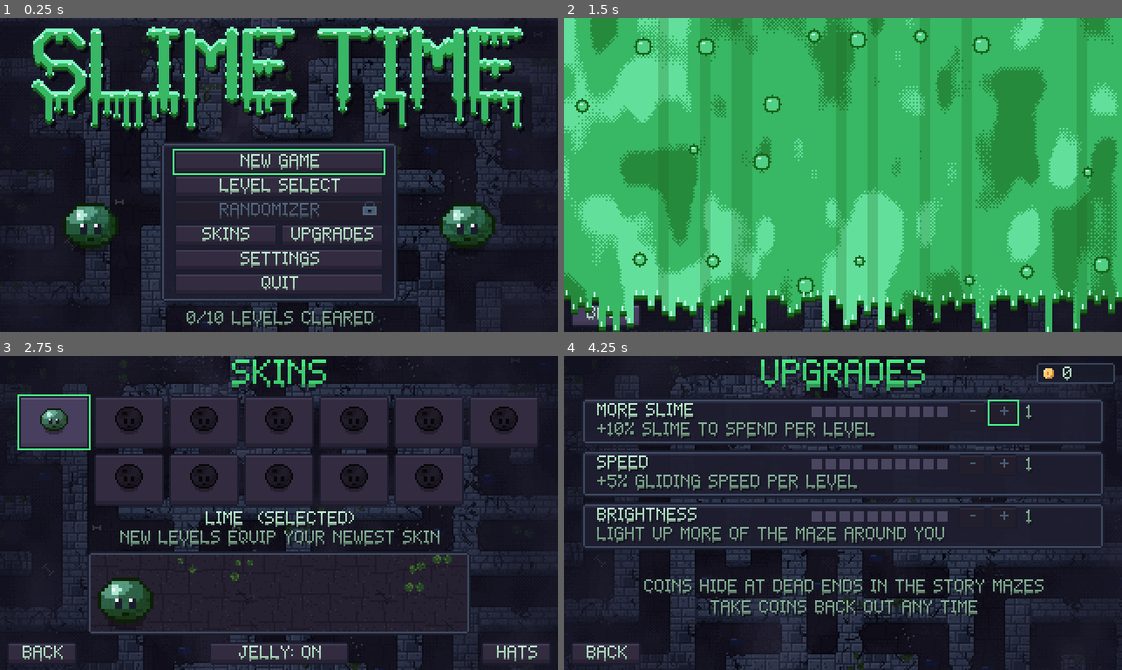
Above: before the commit, frames 1-4 (two rows, left to right).
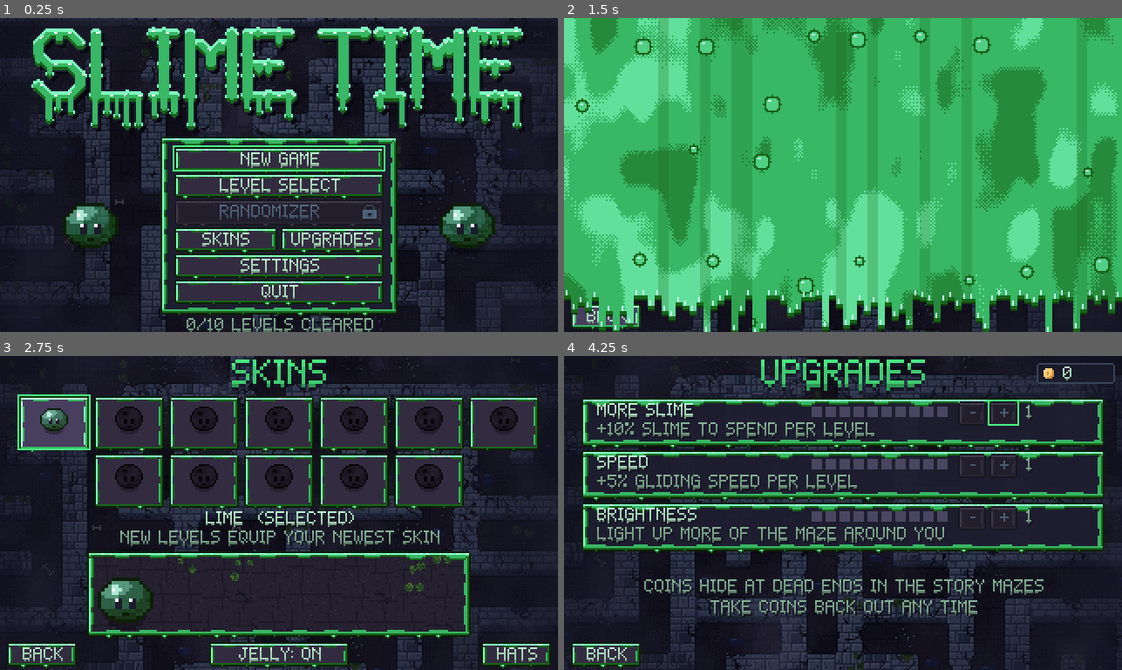
Above: after the commit, the same moments.

Repository: AveryBlue-GD/slime-time
Game: Godot game, scene res://scenes/title.tscn
Same seed, same stepped clock (60 frames per second), same inputs: the game is played once before the commit and once after it.
Inputs:
- Up to frame 1 (0.25 s): no input
- Up to frame 2 (1.5 s): click "LEVEL SELECT" at 0.5 s; click "BACK" at 1.25 s
- Up to frame 3 (2.75 s): click "SKINS" at 2 s
- Up to frame 4 (4.25 s): click "BACK" at 2.75 s; click "UPGRADES" at 3.5 s

The runs differ from the first frame. In frame 1, 12% of the frame differs, in the area x 28-72%, y 37-100%; in frame 2, 0.3%; in frame 3, 11%; in frame 4, 12%, in the area x 1-97%, y 13-100%.

Commit message:
Goo-framed UI: buttons and panels framed in skin-colored slime (frame only, text stays clear), volume slider in a goo box
Co-Authored-By: Claude Opus 5.5 <noreply@anthropic.com>

Diff:
--- /dev/null
+++ b/scripts/ui/goo_box.gd
@@ -0,0 +1,178 @@
+class_name GooBox
+extends StyleBox
+
+## Buttons and panels framed in slime. Only the frame is goo: a 1 px outline around a goo band
+## (glossy top edge, dark inner edge) that swells into a few long tapered lumps and thickens in the
+## top corners; round drops hang outside, below the box. The face inside stays clean, so text and
+## its drips never touch the goo: on a 13 px button the goo keeps to rows 0-2 and 12 and the
+## outer 3 columns (content margins: 4 at the sides, 3 above and below).
+## The goo is the equipped skin's color (`set_goo_color`, called by SkinText); every box is
+## seeded from its control, so each one keeps its own lumps and drops.
+
+enum Kind { BUTTON, PANEL }
+
+## The skin color every goo box uses (shades derived like the slime's).
+static var goo_color := Color8(56, 183, 100)
+static var _boxes: Array[WeakRef] = []
+
+## Dried-up goo for disabled buttons.
+const DRIED := {
+	H = Color8(70, 66, 84), L = Color8(60, 56, 72), M = Color8(50, 46, 62),
+	N = Color8(40, 37, 50), D = Color8(34, 31, 44), O = Color8(24, 22, 32),
+}
+## Hover: every goo shade one step lighter.
+const LIFT := {H = "H", L = "H", M = "L", N = "M", D = "N", O = "D"}
+
+var kind := Kind.BUTTON
+## "normal", "hover", "pressed" or "disabled" (buttons).
+var state := "normal"
+var face := Color8(51, 44, 64)
+## Goo band thickness inside the outline (top, sides, bottom) and how much thicker lumps get.
+var band := Vector3i(1, 1, 1)
+var lump := Vector3i(1, 1, 0)
+## Rough spacing of the drops under the box, and how far from the ends they start.
+var drop_every := 14
+var drop_edge := 6
+
+
+func _init() -> void:
+	_boxes.append(weakref(self))
+
+
+## Recolors every goo box (redraws them).
+static func set_goo_color(color: Color) -> void:
+	if color.is_equal_approx(goo_color):
+		return
+	goo_color = color
+	var alive: Array[WeakRef] = []
+	for ref in _boxes:
+		var box := ref.get_ref() as GooBox
+		if box:
+			alive.append(ref)
+			box.emit_changed()
+	_boxes = alive
+
+
+static func make_button(button_state: String) -> GooBox:
+	var box := GooBox.new()
+	box.state = button_state
+	box.face = {
+		"normal": Color8(51, 44, 64), "hover": Color8(72, 62, 94),
+		"pressed": Color8(40, 34, 52), "disabled": Color8(34, 30, 44),
+	}.get(button_state, Color8(51, 44, 64))
+	box.content_margin_left = 4
+	box.content_margin_right = 4
+	box.content_margin_top = 3
+	box.content_margin_bottom = 3
+	return box
+
+
+static func make_panel() -> GooBox:
+	var box := GooBox.new()
+	box.kind = Kind.PANEL
+	box.face = Color8(30, 30, 48, 235)
+	box.band = Vector3i(2, 2, 2)
+	box.lump = Vector3i(2, 1, 1)
+	box.drop_every = 15
+	box.drop_edge = 7
+	for side in [SIDE_LEFT, SIDE_RIGHT, SIDE_TOP, SIDE_BOTTOM]:
+		box.set_content_margin(side, 8)
+	return box
+
+
+func _shades() -> Dictionary:
+	if state == "disabled":
+		return DRIED
+	var s := Skins.shades(goo_color)
+	var shades := {H = s.highlight, L = s.light, M = s.mid, N = s.dark, D = s.deep, O = s.outline}
+	if state == "hover":
+		var lifted := {}
+		for key: String in shades:
+			lifted[key] = shades[LIFT[key]]
+		return lifted
+	return shades
+
+
+func _draw(item: RID, rect: Rect2) -> void:
+	var rng := RandomNumberGenerator.new()
+	rng.seed = hash([item.get_id(), int(rect.size.x), int(rect.size.y)])
+	var sh := _shades()
+	var x := int(rect.position.x)
+	var y := int(rect.position.y)
+	var w := int(rect.size.x)
+	var h := int(rect.size.y)
+	if w < 6 or h < 6:
+		return
+	var put := func(px: int, py: int, color: Color) -> void:
+		RenderingServer.canvas_item_add_rect(item, Rect2(px, py, 1, 1), color)
+	RenderingServer.canvas_item_add_rect(item, Rect2(x + 1, y + 1, w - 2, h - 1), face)
+
+	var top := _lumps(rng, w, band.x, lump.x, 16)
+	var bottom := _lumps(rng, w, band.z, lump.z, 16)
+	var left := _lumps(rng, h, band.y, lump.y, 6)
+	var right := _lumps(rng, h, band.y, lump.y, 6)
+	for i in w:  # rounded fill in the top corners
+		var d := mini(i, w - 1 - i)
+		if d < 3:
+			top[i] = maxi(top[i], band.x + 2 - d)
+	for j in h / 2:
+		var d := mini(j, h - 1 - j)
+		if d < 3:
+			left[j] = maxi(left[j], band.y + 2 - d)
+			right[j] = maxi(right[j], band.y + 2 - d)
+
+	# Sides (glossy on the upper left), then the top and bottom bands over them.
+	for j in range(1, h):
+		put.call(x, y + j, sh.O)
+		put.call(x + w - 1, y + j, sh.O)
+		for d in left[j]:
+			put.call(x + 1 + d, y + j, sh.L if d == 0 else (sh.N if d == left[j] - 1 else sh.M))
+		for d in right[j]:
+			put.call(x + w - 2 - d, y + j, sh.N if d == 0 else sh.M)
+	for i in range(1, w - 1):
+		put.call(x + i, y, sh.O)
+		for d in top[i]:
+			var color: Color = sh.M
+			if d == 0:
+				color = sh.H if rng.randf() < 0.15 else sh.L
+			elif d == top[i] - 1:
+				color = sh.N
+			put.call(x + i, y + 1 + d, color)
+		for d in bottom[i]:
+			put.call(x + i, y + h - 1 - d, sh.N if d == 0 else sh.M)
+		put.call(x + i, y + h, sh.O)  # the bottom outline sits just under the box
+
+	# Drops hanging under the box: round nubs and thin strings.
+	var at := drop_edge + rng.randi_range(0, drop_every / 2)
+	while at < w - drop_edge - 2:
+		if rng.randf() < 0.55:
+			var nub: Array = [[-2, sh.O], [-1, sh.M], [0, sh.L], [1, sh.N], [2, sh.O]]
+			for p: Array in nub:
+				put.call(x + at + p[0], y + h, p[1])
+			put.call(x + at - 1, y + h + 1, sh.O)
+			put.call(x + at, y + h + 1, sh.N)
+			put.call(x + at + 1, y + h + 1, sh.O)
+		else:
+			put.call(x + at, y + h, sh.N)
+			put.call(x + at, y + h + 1, sh.O)
+		at += rng.randi_range(drop_every - drop_every / 3, drop_every + drop_every / 3)
+
+
+## Goo thickness along an edge of `n` px: `base` everywhere, swelling into a few long tapered
+## lumps up to `extra` px thicker (1 px at their ends).
+static func _lumps(rng: RandomNumberGenerator, n: int, base: int, extra: int, every: int) -> Array[int]:
+	var out: Array[int] = []
+	out.resize(n)
+	out.fill(base)
+	if extra <= 0:
+		return out
+	var at := rng.randi_range(3, every)
+	while at < n - 4:
+		var size := rng.randi_range(1, extra)
+		var width := rng.randi_range(5, 9) + 2 * size
+		for i in width:
+			var ramp := mini(i + 1, width - i)
+			if at + i < n - 2:
+				out[at + i] = maxi(out[at + i], base + mini(size, (ramp + 1) / 2))
+		at += width + rng.randi_range(every / 2, every)
+	return out
--- a/scripts/ui/level_select.gd
+++ b/scripts/ui/level_select.gd
@@ -22,13 +22,13 @@
 	_fill_grid()
 	level_buttons[Progress.current_level - 1].grab_focus()
 
-	UIKit.add_panel(self, Rect2(20, 101, 280, 50))
+	UIKit.add_panel(self, Rect2(14, 105, 292, 50))  # wide enough that the checkbox text clears the goo
 	var info := UIKit.make_label("CLEAR A LEVEL TO UNLOCK THE NEXT\nEACH CLEAR ALSO UNLOCKS A NEW SKIN", 8, UIKit.TEXT_DIM)
 	info.horizontal_alignment = HORIZONTAL_ALIGNMENT_CENTER
 	add_child(info)
 	info.set_anchors_and_offsets_preset(Control.PRESET_TOP_WIDE)
-	info.offset_top = 106
-	info.offset_bottom = 128
+	info.offset_top = 111
+	info.offset_bottom = 133
 
 	hard_mode_box = CheckBox.new()
 	hard_mode_box.text = "HARD MODE: NEW MAZES, NO UPGRADES, FOG RETURNS"
@@ -36,7 +36,7 @@
 	hard_mode_box.toggled.connect(func(on: bool) -> void:
 		Progress.set_hard_mode(on)
 		_fill_grid())  # show that mode's record times
-	hard_mode_box.position = Vector2(25, 136)  # 270 wide, centered
+	hard_mode_box.position = Vector2(25, 140)  # 270 wide, centered
 	add_child(hard_mode_box)
 	UIKit.add_back_button(self)
 
@@ -57,17 +57,18 @@
 ## A level tile: the big level number, and under it the record time, a check (cleared, no
 ## time saved) or a lock.
 func _make_tile(level: int) -> Button:
-	var button := UIKit.make_button("", func() -> void: _play(level), Vector2(44, 30))
+	# 32 tall: the number and the status line fit between the goo bands (rows 3-29).
+	var button := UIKit.make_button("", func() -> void: _play(level), Vector2(44, 32))
 	var locked := level > Progress.highest_unlocked
 	button.disabled = locked
 	var number := UIKit.make_label(str(level), 16, UIKit.TEXT_OFF if locked else UIKit.TEXT)
 	number.horizontal_alignment = HORIZONTAL_ALIGNMENT_CENTER
-	number.position = Vector2(0, 1)
+	number.position = Vector2(0, 3)
 	number.size = Vector2(44, 18)
 	button.add_child(number)
 
 	var status := CenterContainer.new()
-	status.position = Vector2(0, 20)
+	status.position = Vector2(0, 21)
 	status.size = Vector2(44, 9)
 	status.mouse_filter = Control.MOUSE_FILTER_IGNORE
 	button.add_child(status)
--- a/scripts/ui/pause_menu.gd
+++ b/scripts/ui/pause_menu.gd
@@ -5,7 +5,7 @@
 
 var buttons: Array[Button] = []
 var sound_button: Button
-var volume_row: HBoxContainer
+var volume_row: PanelContainer
 
 
 func _ready() -> void:
@@ -41,7 +41,7 @@
 	]
 	for button in buttons:
 		menu.add_child(button)
-	volume_row = UIKit.make_volume_slider(58.0)  # VOLUME + slider = the 100 px button column
+	volume_row = UIKit.make_volume_slider(46.0)  # 6 + VOLUME + 6 + slider + 6 = the 100 px button column
 	menu.add_child(volume_row)
 	menu.move_child(volume_row, 3)
 	_refresh_sound()
--- a/scripts/ui/skin_showcase.gd
+++ b/scripts/ui/skin_showcase.gd
@@ -32,14 +32,22 @@
 
 func _ready() -> void:
 	size = STAGE_SIZE
-	clip_contents = true
 	mouse_filter = Control.MOUSE_FILTER_IGNORE
+	add_theme_stylebox_override("panel", StyleBoxEmpty.new())
 	_lay_floor()
+	# The goo frame over the floor's edges (see-through face), under the slime.
+	var frame := Panel.new()
+	var goo := GooBox.make_panel()
+	goo.face = Color(0, 0, 0, 0)
+	frame.add_theme_stylebox_override("panel", goo)
+	frame.size = STAGE_SIZE
+	frame.mouse_filter = Control.MOUSE_FILTER_IGNORE
+	add_child(frame)
 	for step: Array in ROUTINE:
 		_length += step[1]
 
 
-## Dungeon floor tiles inside the frame (so the jelly has ground to show through), mostly plain
+## Dungeon floor tiles under the goo frame (so the jelly has ground to show through), mostly plain
 ## stone with the odd variant, the same every time.
 func _lay_floor() -> void:
 	var atlas: Texture2D = load("res://assets/sprites/floors.png")
--- a/scripts/ui/skin_text.gd
+++ b/scripts/ui/skin_text.gd
@@ -43,8 +43,15 @@
 		if rainbow:
 			color_base = rainbow_color(_time, label.global_position.x)
 		label.add_theme_color_override("font_color", color_for(label.get_meta("role", ROLE_TEXT), color_base))
+	# Button and panel frames are goo in the skin's color.
+	GooBox.set_goo_color(rainbow_color(_time, 160.0) if rainbow else base)
 	if theme_owner and theme_owner.theme:
 		var button_base := rainbow_color(_time, 160.0) if rainbow else base
+		# Slider fills are goo too.
+		for area in ["grabber_area", "grabber_area_highlight"]:
+			var fill := theme_owner.theme.get_stylebox(area, "HSlider") as StyleBoxFlat
+			if fill:
+				fill.bg_color = button_base if area == "grabber_area" else Skins.shades(button_base).light
 		for color_name: String in BUTTON_COLORS:
 			theme_owner.theme.set_color(color_name, "Button", color_for(ROLE_TEXT, button_base))
 			theme_owner.theme.set_color(color_name, "CheckBox", color_for(ROLE_TEXT, button_base))
--- a/scripts/ui/title.gd
+++ b/scripts/ui/title.gd
@@ -30,11 +30,11 @@
 			add_child(hat)
 			hat.setup(Progress.selected_hat, preview)
 
-	UIKit.add_panel(self, Rect2(92, 71, 136, 92))
+	UIKit.add_panel(self, Rect2(92, 68, 136, 101))
 	var menu := VBoxContainer.new()
-	menu.position = Vector2(100, 76)
+	menu.position = Vector2(100, 74)  # below the panel's goo band
 	menu.custom_minimum_size = Vector2(120, 0)
-	menu.add_theme_constant_override("separation", 1)
+	menu.add_theme_constant_override("separation", 2)  # room for each button's goo drops
 	add_child(menu)
 
 	var fresh: bool = Progress.levels_cleared == 0 and Progress.current_level == 1
@@ -74,8 +74,8 @@
 	hint.horizontal_alignment = HORIZONTAL_ALIGNMENT_CENTER
 	add_child(hint)
 	hint.set_anchors_and_offsets_preset(Control.PRESET_TOP_WIDE)  # centered under the menu
-	hint.offset_top = 168
-	hint.offset_bottom = 178
+	hint.offset_top = 172
+	hint.offset_bottom = 180
 
 
 func _on_play() -> void:
--- a/scripts/ui/ui_kit.gd
+++ b/scripts/ui/ui_kit.gd
@@ -64,36 +64,30 @@
 	return theme
 
 
-## A beveled button face ("normal", "hover", "pressed" or "disabled").
-static func button_style(state: String) -> StyleBoxTexture:
+## A goo-framed button ("normal", "hover", "pressed" or "disabled"; see GooBox). Hover brightens
+## the goo and pressing darkens the face; the text never moves, so it stays clear of the goo.
+static func button_style(state: String) -> StyleBox:
+	return GooBox.make_button(state)
+
+
+## The goo-framed panel behind groups of buttons and messages (`hud` = the plain, lighter HUD pod).
+static func panel_style(hud := false) -> StyleBox:
+	if not hud:
+		var goo := GooBox.make_panel()
+		goo.content_margin_top = 6  # below the goo band and its lumps
+		goo.content_margin_bottom = 5
+		return goo
 	var box := StyleBoxTexture.new()
-	box.texture = load(UI_DIR + "button_%s.png" % state)
-	box.texture_margin_left = 2
-	box.texture_margin_right = 2
-	box.texture_margin_top = 2
-	box.texture_margin_bottom = 3
-	box.content_margin_left = 4
-	box.content_margin_right = 4
-	var lift: int = {"hover": -1, "pressed": 1}.get(state, 0)
-	# The face is the button minus its 3 px bottom bevel: center the letters on the face.
-	box.content_margin_top = 1 + lift
-	box.content_margin_bottom = 3 - lift
-	return box
-
-
-## The framed panel behind groups of buttons and messages (`hud` = the lighter HUD pod).
-static func panel_style(hud := false) -> StyleBoxTexture:
-	var box := StyleBoxTexture.new()
-	box.texture = load(UI_DIR + ("hud_pod.png" if hud else "panel.png"))
-	var margin := 3 if hud else 4
+	box.texture = load(UI_DIR + "hud_pod.png")
+	var margin := 3
 	box.texture_margin_left = margin
 	box.texture_margin_right = margin
 	box.texture_margin_top = margin
 	box.texture_margin_bottom = margin
-	box.content_margin_left = 3 if hud else 8
-	box.content_margin_right = 3 if hud else 8
-	box.content_margin_top = 2 if hud else 5
-	box.content_margin_bottom = 2 if hud else 5
+	box.content_margin_left = 3
+	box.content_margin_right = 3
+	box.content_margin_top = 2
+	box.content_margin_bottom = 2
 	return box
 
 
@@ -187,9 +181,18 @@
 	return button
 
 
-## "VOLUME" label + slider wired to Progress.volume (plays a bubble so you can hear the level).
-static func make_volume_slider(width := 90.0) -> HBoxContainer:
+## "VOLUME" label + slider wired to Progress.volume (plays a bubble so you can hear the level),
+## inside a goo-framed box like a button's (the slider is the box's "slider" meta).
+static func make_volume_slider(width := 90.0) -> PanelContainer:
+	var box := PanelContainer.new()
+	var style := GooBox.make_button("normal")
+	style.content_margin_top = 2  # the 10 px slider fills the face between the goo bands
+	style.content_margin_bottom = 1
+	style.content_margin_left = 6  # clear of the goo at the sides
+	style.content_margin_right = 6
+	box.add_theme_stylebox_override("panel", style)
 	var row := HBoxContainer.new()
+	box.add_child(row)
 	row.add_theme_constant_override("separation", 6)
 	var label := make_label("VOLUME", 8, TEXT_DIM)
 	label.vertical_alignment = VERTICAL_ALIGNMENT_CENTER
@@ -209,8 +212,8 @@
 		if sfx:
 			sfx.play("click"))
 	row.add_child(slider)
-	row.set_meta("slider", slider)
-	return row
+	box.set_meta("slider", slider)
+	return box
 
 
 ## Idle slime preview in the given color (2 = double size).
--- a/tests/audit_ui.gd
+++ b/tests/audit_ui.gd
@@ -92,7 +92,7 @@
 	if c is Label and c.text != "" and c.horizontal_alignment == HORIZONTAL_ALIGNMENT_CENTER:
 		print("TEXT  %-22s %s %s" % ["\"%s\"" % c.text.get_slice("\n", 0).left(20), _text_offsets(r, image, c), margins])
 	elif c is Button and c.text != "":
-		var face := Rect2(r.position + Vector2(1, 1), r.size - Vector2(2, 4))  # inside the outline, above the bottom bevel
+		var face := Rect2(r.position + Vector2(2, 2), r.size - Vector2(4, 3))  # inside the goo frame (2 px band on top and sides, 1 at the bottom)
 		print("BTN   %-22s %s %s" % ["\"%s\"" % c.text.left(20), _text_offsets(face, image, c), margins])
 	elif c is Panel or c is PanelContainer or c is GridContainer or c is HSlider or (c is Button and c.get_child_count() > 0) or c is CheckBox:
 		var sym := absf(r.position.x - (SIZE.x - r.end.x))
Not shown, added: scripts/ui/goo_box.gd.uid
Not shown, changed: CLAUDE.md
